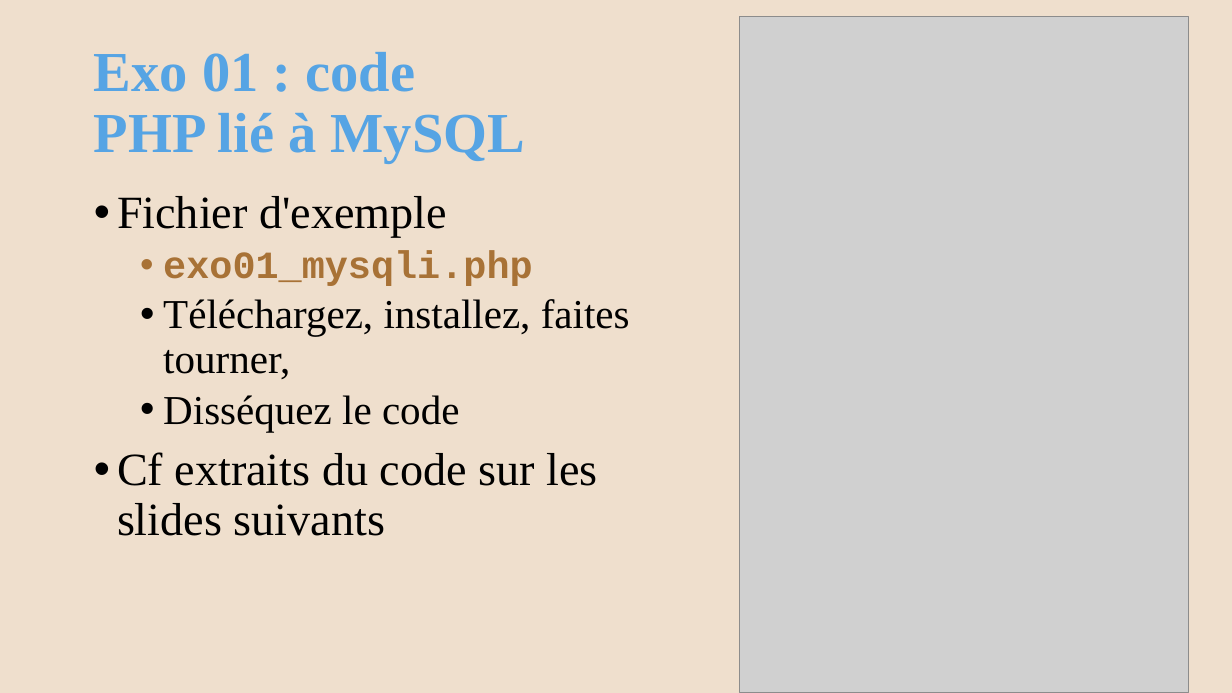
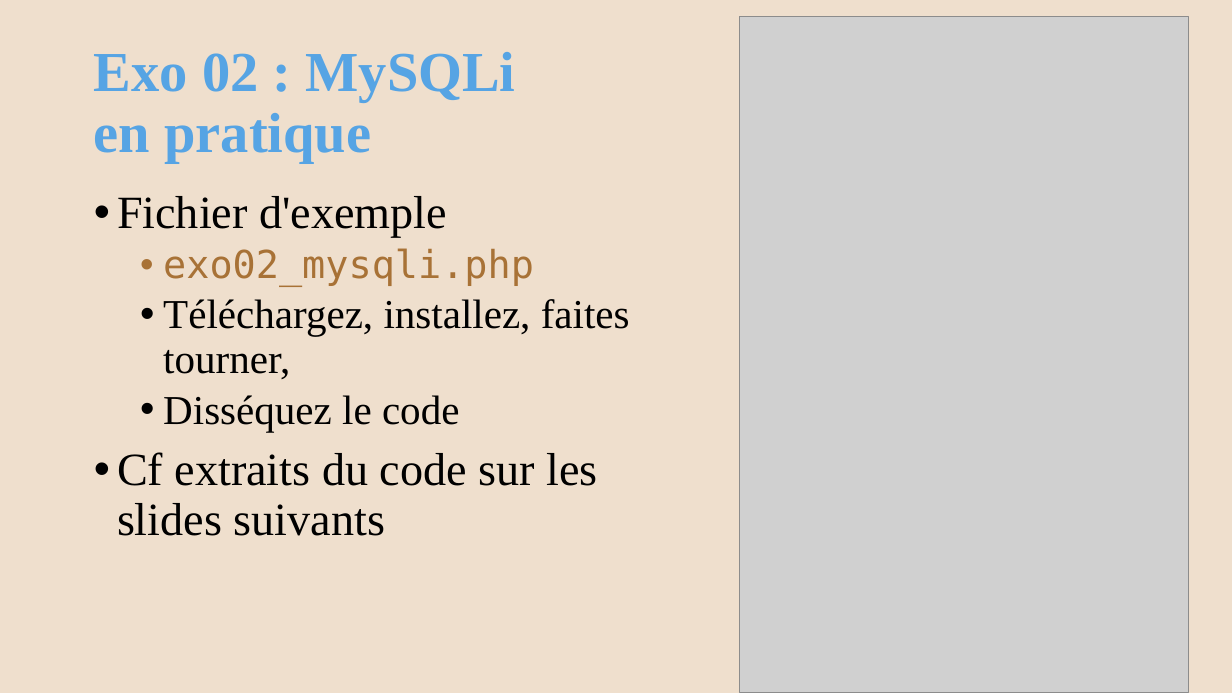
Before and after one commit to AlainWafflard/4IPW3, a slide deck: slide 44 of syllabus/24_intégration_SQL/syllabus_24_sql.pptx. Drawn at 1232x693 pixels with LibreOffice and Linux fonts; fonts in the diff are those of the drawing; grey boxes stand for pictures; background and template pictures are left out. Boxes give left, top, right and bottom in pixels: in the first picture for what was removed or moved away, otherwise in the second. Text is boxed around its words. In the diff, an @@ line names an element or a change of style, - is before the commit and + after.

```diff
--- a/syllabus/24_intégration_SQL/syllabus_24_sql.pptx
+++ b/syllabus/24_intégration_SQL/syllabus_24_sql.pptx
@@ title at box(94, 52, 516, 163): text changed @@
-Exo 01 : code
-PHP lié à MySQL
+Exo 02 : MySQLi
+en pratique
@@ text at box(163, 248, 534, 287): text changed; font Courier New to DejaVu Sans Mono; bold off @@
-  • exo01_mysqli.php
+  • exo02_mysqli.php
```
Also in this commit, not shown: 38 other slides changed, 6 slides added, 14 other files.
